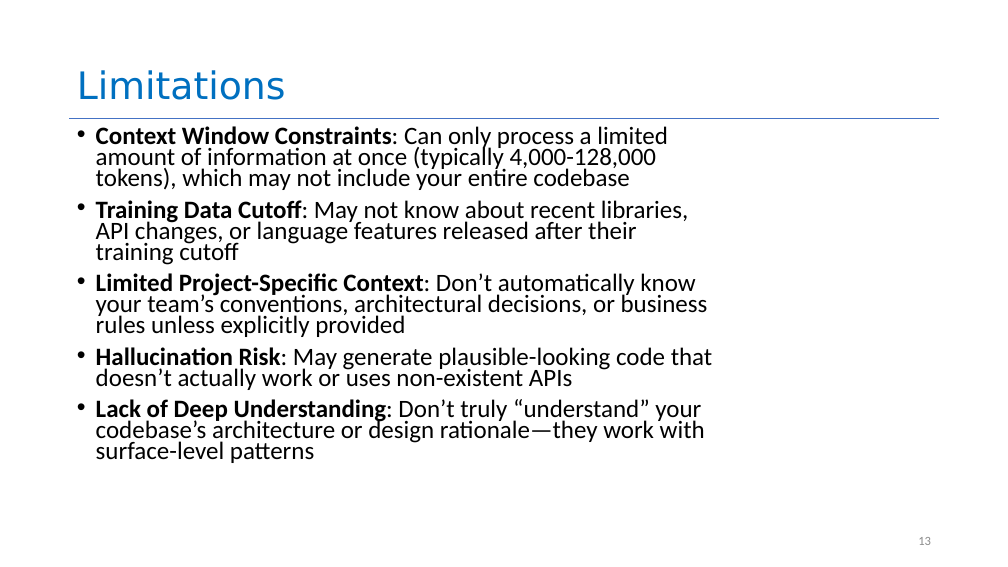
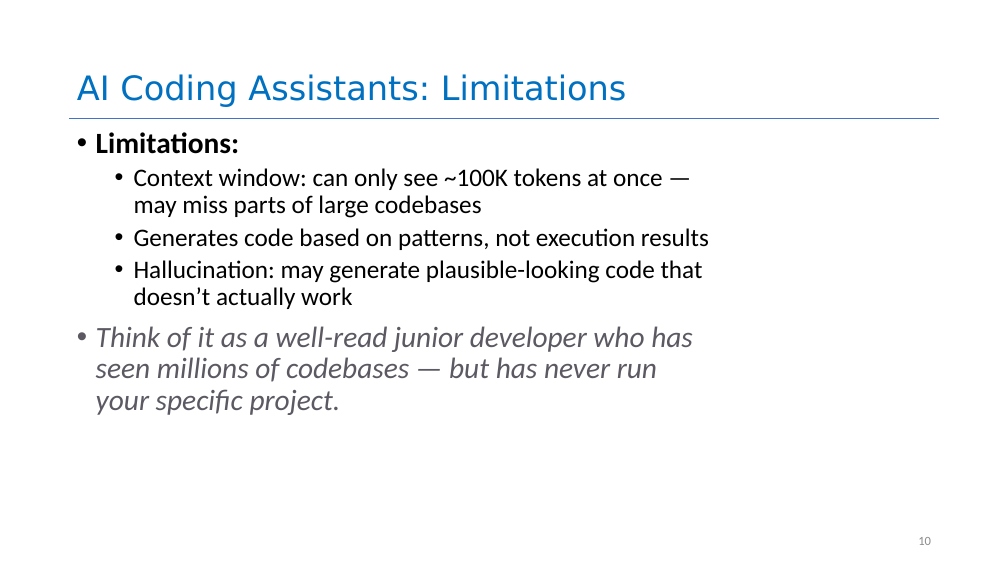
Before and after one commit to neu-se/CS4530-Spring-2026, a slide deck: slide 10 of Slides/Module 16 Using AI Agents.pptx (slide 13 before the commit). Drawn at 1008x567 pixels with LibreOffice and Linux fonts; fonts in the diff are those of the drawing. Boxes give left, top, right and bottom in pixels: in the first picture for what was removed or moved away, otherwise in the second. Text is boxed around its words. In the diff, an @@ line names an element or a change of style, - is before the commit and + after.

```diff
--- a/Slides/Module 16 Using AI Agents.pptx
+++ b/Slides/Module 16 Using AI Agents.pptx
@@ title at bbox=[77, 74, 627, 107]: text changed; size 36 to 32 pt @@
-Limitations
+AI Coding Assistants: Limitations
@@ text at bbox=[96, 132, 709, 415]: text changed; size 23.8 to 24 pt @@
-• Context Window Constraints: Can only process a limited amount of information at once (typically 4,000-128,000 tokens), which may not include your entire codebase
-• Training Data Cutoff: May not know about recent libraries, API changes, or language features released after their training cutoff
-• Limited Project-Specific Context: Don’t automatically know your team’s conventions, architectural decisions, or business rules unless explicitly provided
-• Hallucination Risk: May generate plausible-looking code that doesn’t actually work or uses non-existent APIs
-• Lack of Deep Understanding: Don’t truly “understand” your codebase’s architecture or design rationale—they work with surface-level patterns
+• Limitations:
+  • Context window: can only see ~100K tokens at once — may miss parts of large codebases
+  • Generates code based on patterns, not execution results
+  • Hallucination: may generate plausible-looking code that doesn’t actually work
+• Think of it as a well-read junior developer who has seen millions of codebases — but has never run your specific project.
@@ page number at bbox=[918, 537, 931, 545]: text changed @@
-13
+10
```
Also in this commit, not shown: 18 other slides changed, 21 slides added, 18 slides removed, 2 other files.
